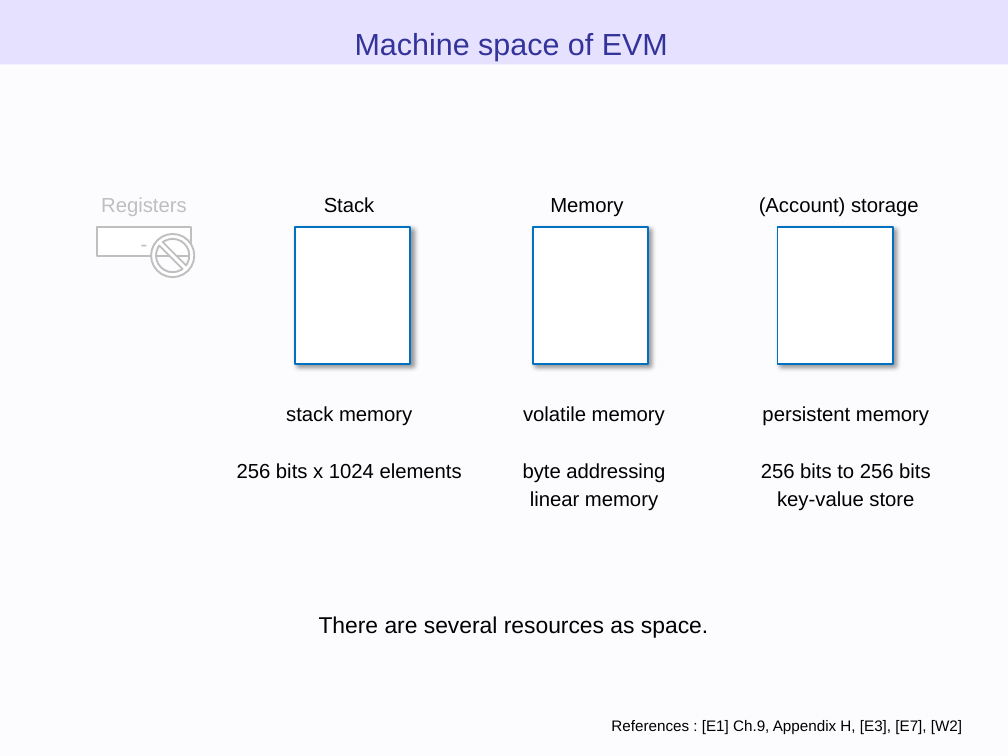
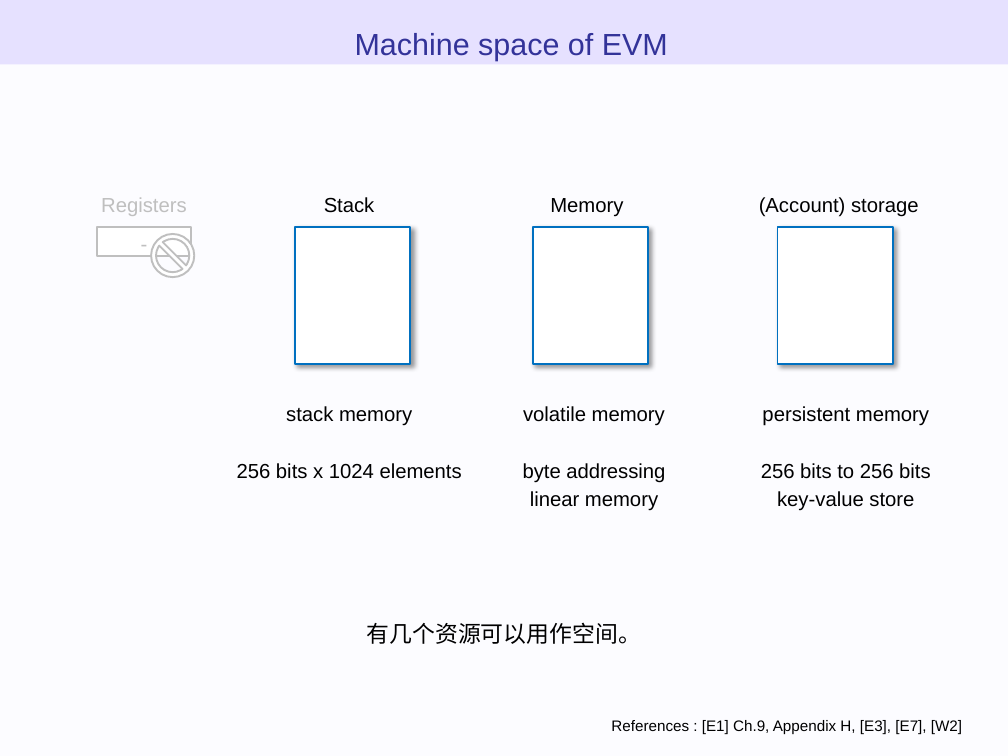
Before and after one commit to WTNO/Evm_Js_Learning, a slide deck: slide 49 of ethereum_evm_illustrated - 翻译.pptx. Drawn at 1008x756 pixels with LibreOffice and Linux fonts; fonts in the diff are those of the drawing. Boxes give left, top, right and bottom in pixels: in the first picture for what was removed or moved away, otherwise in the second. Text is boxed around its words. In the diff, an @@ line names an element or a change of style, - is before the commit and + after.

```diff
--- a/ethereum_evm_illustrated - 翻译.pptx
+++ b/ethereum_evm_illustrated - 翻译.pptx
@@ text at (x1=367, y1=623, x2=641, y2=644): text changed @@
-There are several resources as space.
+有几个资源可以用作空间。
```
Also in this commit, not shown: 7 other slides changed, 1 other file.
